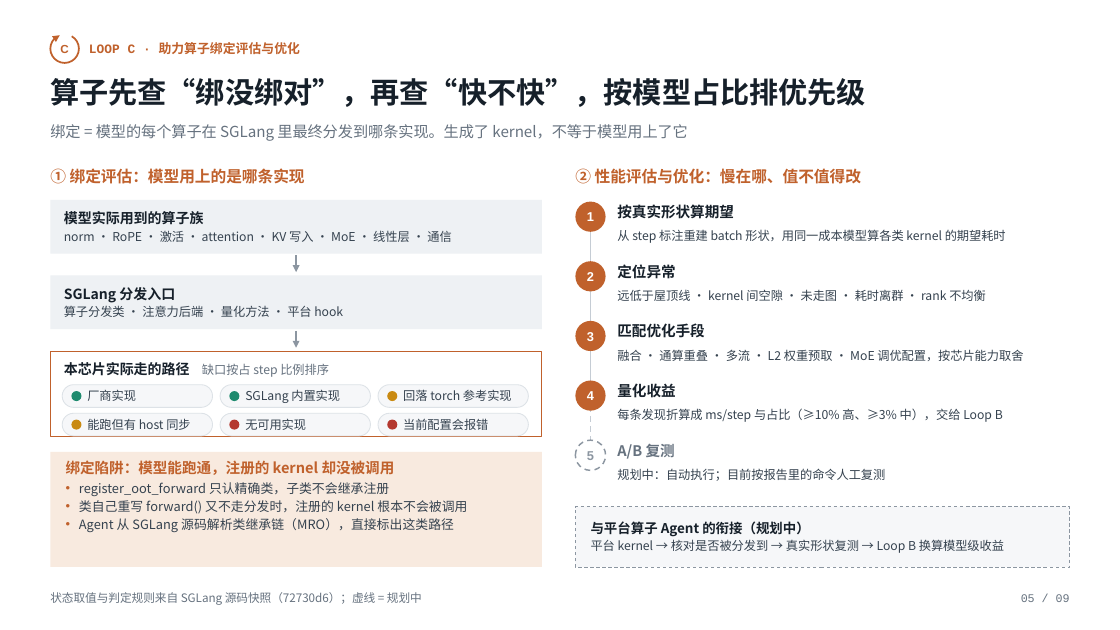
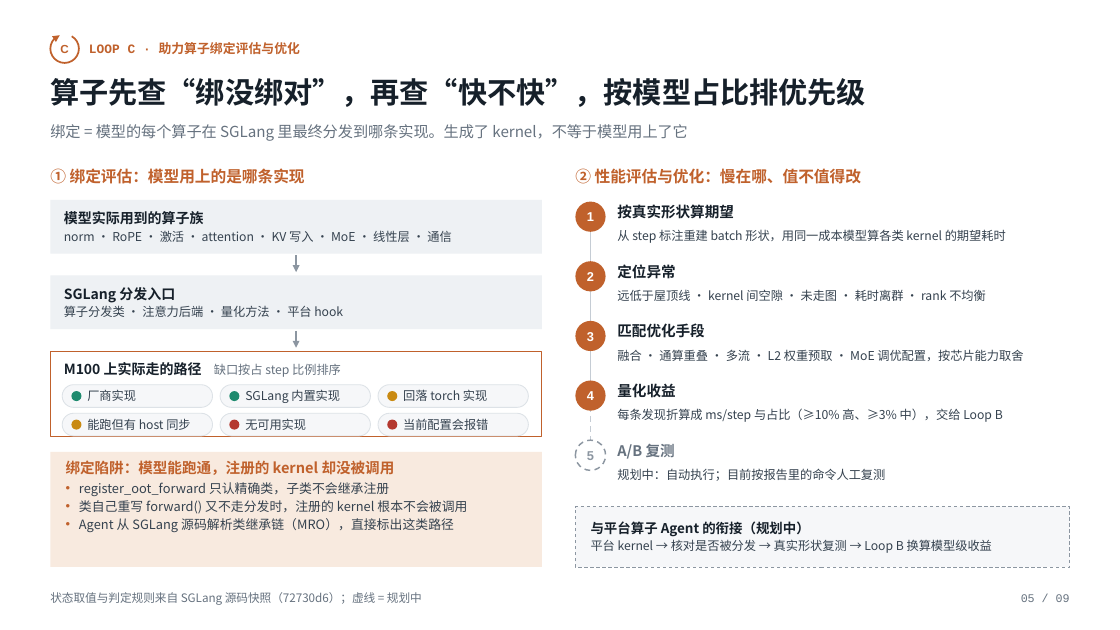
Before and after one commit to learning-sketch/sglang-maestro, a slide deck: slide 5 of slides/sglang_maestro_agent_loops.pptx. Drawn at 1120x630 pixels with LibreOffice and Linux fonts; fonts in the diff are those of the drawing. Boxes give left, top, right and bottom in pixels: in the first picture for what was removed or moved away, otherwise in the second. Text is boxed around its words. In the diff, an @@ line names an element or a change of style, - is before the commit and + after.

```diff
--- a/slides/sglang_maestro_agent_loops.pptx
+++ b/slides/sglang_maestro_agent_loops.pptx
@@ text at box(64, 362, 341, 377): text changed @@
-本芯片实际走的路径 缺口按占 step 比例排序
+M100 上实际走的路径 缺口按占 step 比例排序
@@ text at box(403, 389, 487, 401): text changed @@
-回落 torch 参考实现
+回落 torch 实现
@@ text at box(591, 539, 992, 553): text changed @@
-平台 kernel → 核对是否被分发到 → 真实形状复测 → Loop B 换算模型级收益
+平台 kernel → 核对是否被分发 → 真实形状复测 → Loop B 换算模型级收益
```
Also in this commit, not shown: 8 other slides changed.
